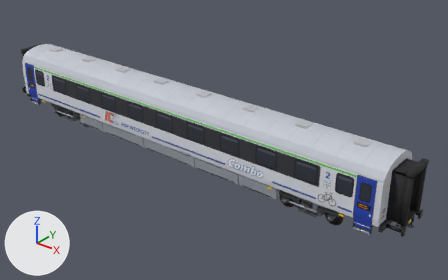
The glTF model gra/modele/BC.glb as it was, and as the next commit left it.
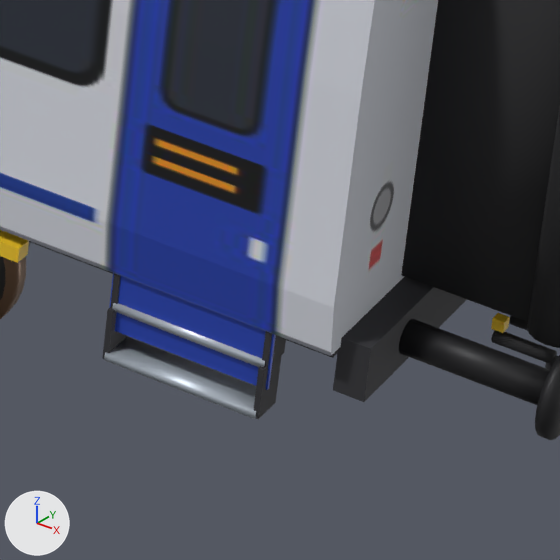
The first picture shows the older version from a 50 mm camera at (20.9, -22.6, 15.9) aimed at (2.0, 1.1, 1.2). The close-ups show the older and then the newer version on the part from 76% to 90% of the width and 67% to 89% of the height of that picture. Only the edits that show in the close-ups are written down. The lights are fixed; the arrows at lower left show +X, +Y and +Z. Vertices at exactly the same position are counted once.

Objects in the first close-up: 'BC_drzwi', 'BC_harm', 'BC_obrecz', 'BC_pudlo', 'BC_rama', 'BC_tlum', 'BC_zderz', 'BC_zolty' and 1 more.
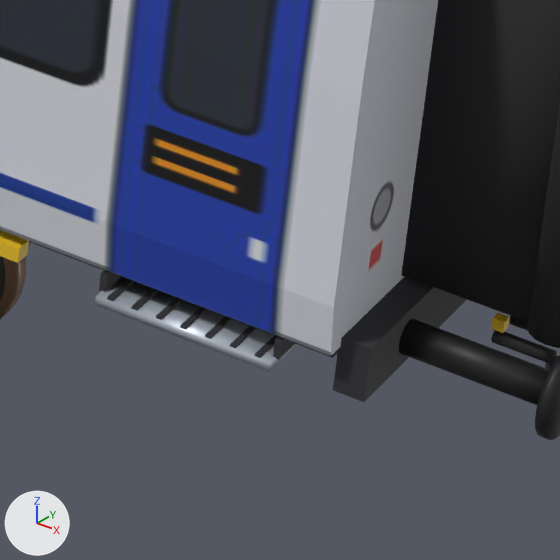
Scene script edits in JSON lines:
```json
{"block": "me_cube_035", "where": "# used by ob_bc_rama; location = (0.0, 0.0, 0.0)"}
{"op": "remove", "block": "me_cube_035", "code": "me_cube_035.from_pydata(...)  # 240 vertices, 360 faces; spans x -12.4..12.4, y -1.4..1.4, z 0.5..1.2"}
{"op": "add", "block": "me_cube_035", "code": "me_cube_035.from_pydata(...)  # 400 vertices, 600 faces; spans x -12.4..12.4, y -1.5..1.5, z 0.5..1.2"}
{"block": "me_cube_035", "change": "me_cube_035 part 1: a new loose piece, a box spanning x 11.25..11.28, y -1.46..-1.22, z 1.044..1.056, in mat_rama (dark grey #303035)"}
{"block": "me_cube_035", "change": "me_cube_035 part 2: a new loose piece, a box spanning x 11.38..11.41, y -1.46..-1.22, z 1.044..1.056, in mat_rama (dark grey #303035)"}
{"block": "me_cube_035", "change": "me_cube_035 part 3: a new loose piece, a box spanning x 11.51..11.54, y -1.46..-1.22, z 1.044..1.056, in mat_rama (dark grey #303035)"}
{"block": "me_cube_035", "change": "me_cube_035 part 4: a new loose piece, a box spanning x 11.64..11.67, y -1.46..-1.22, z 1.044..1.056, in mat_rama (dark grey #303035)"}
{"block": "me_cube_035", "change": "me_cube_035 part 5: a new loose piece, a box spanning x 11.77..11.8, y -1.46..-1.22, z 1.044..1.056, in mat_rama (dark grey #303035)"}
{"block": "me_cube_035", "change": "me_cube_035 part 6: the loose piece of 8 vertices spanning x 11.9, y -1.4..-1.2, z 0.7..1.0 is moved by (0.1, 0.0, 0.3)"}
{"block": "me_cube_035", "change": "me_cube_035 part 7: the loose piece of 8 vertices spanning x 11.1, y -1.4..-1.2, z 0.7..1.0 is deleted"}
{"block": "me_cube_035", "change": "me_cube_035 part 8: 18 vertices moved from x 11.1..11.9, y -1.4..1.4, z 1.0..1.2 to x 11.0..11.9, y -1.5..1.5, z 1.0..1.1; 14 vertices removed from x 11.1..11.9, y -1.4..1.4, z 1.0..1.2; 30 vertices added at x 11.0..11.9, y -1.5..1.5, z 1.0..1.1"}
{"block": "me_cube_035", "change": "other edits to the shape of me_cube_035 do not show in these pictures"}
{"block": "me_cylinder_028", "where": "# used by ob_bc_tlum; location = (0.0, 0.0, 0.0)"}
{"op": "remove", "block": "me_cylinder_028", "code": "me_cylinder_028.from_pydata(...)  # 192 vertices, 320 faces; spans x -12.8..12.8, y -1.4..1.4, z 0.6..1.1"}
{"op": "add", "block": "me_cylinder_028", "code": "me_cylinder_028.from_pydata(...)  # 160 vertices, 272 faces; spans x -12.8..12.8, y -1.5..1.5, z 0.6..1.1"}
{"block": "me_cylinder_028", "change": "me_cylinder_028 part 9: the loose piece of 8 vertices spanning x 11.1..11.9, y -1.4..-1.2, z 0.7 is deleted"}
{"block": "me_cylinder_028", "change": "me_cylinder_028 part 10: 12 vertices moved from x 11.1..11.9, y -1.4..1.4, z 1.0 to x 11.1..12.0, y -1.5..1.5, z 1.0"}
{"block": "me_cylinder_028", "change": "other edits to the shape of me_cylinder_028 do not show in these pictures"}
{"op": "remove", "block": "ob_bc_drzwi", "code": ["ob_bc_drzwi = bpy.data.objects.new('BC_drzwi', me_cube_084)", "ob_bc_drzwi.location = (0.0, 0.0, 0.0)"]}
```

Where the change shows, as pixel boxes [x1, y1, x2, y2] in the close-ups (560 x 560 px; the box of a moved part takes in the faces that stretch with it):
```json
{"object": "BC_rama", "change": "reshaped", "before": [29, 241, 467, 419], "after": [29, 241, 467, 402]}
{"object": "BC_tlum", "change": "reshaped", "before": [104, 303, 265, 419], "after": [95, 277, 294, 372]}
{"object": "BC_drzwi", "change": "deleted", "before": [109, 273, 276, 390], "on screen": "blue"}
{"part": 1, "of": "me_cube_035", "change": "added", "after": [131, 288, 158, 310]}
{"part": 2, "of": "me_cube_035", "change": "added", "after": [156, 297, 183, 320]}
{"part": 3, "of": "me_cube_035", "change": "added", "after": [180, 307, 207, 329]}
{"part": 4, "of": "me_cube_035", "change": "added", "after": [205, 316, 231, 339]}
{"part": 5, "of": "me_cube_035", "change": "added", "after": [230, 325, 256, 349]}
{"part": 6, "of": "me_cube_035", "change": "moved or reshaped", "before": [254, 354, 282, 419], "after": [273, 336, 295, 360]}
{"part": 7, "of": "me_cube_035", "change": "deleted", "before": [102, 307, 127, 359]}
{"part": 8, "of": "me_cube_035", "change": "moved or reshaped", "before": [111, 273, 286, 367], "after": [99, 270, 278, 358], "on screen": "mostly hidden"}
{"part": 9, "of": "me_cylinder_028", "change": "deleted", "before": [104, 336, 256, 419]}
{"part": 10, "of": "me_cylinder_028", "change": "moved or reshaped", "before": [112, 303, 265, 367], "after": [95, 277, 294, 372]}
```
